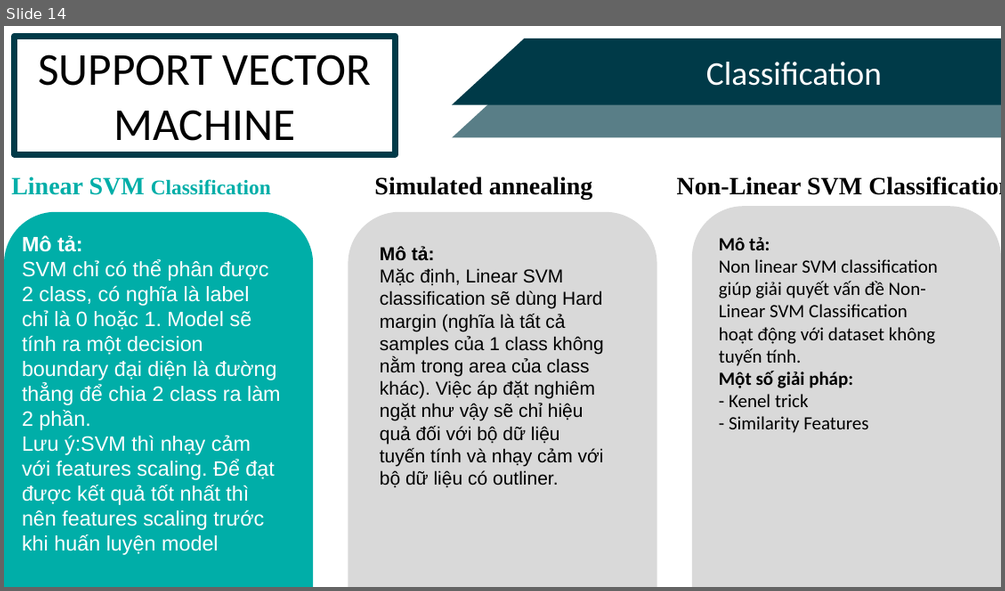
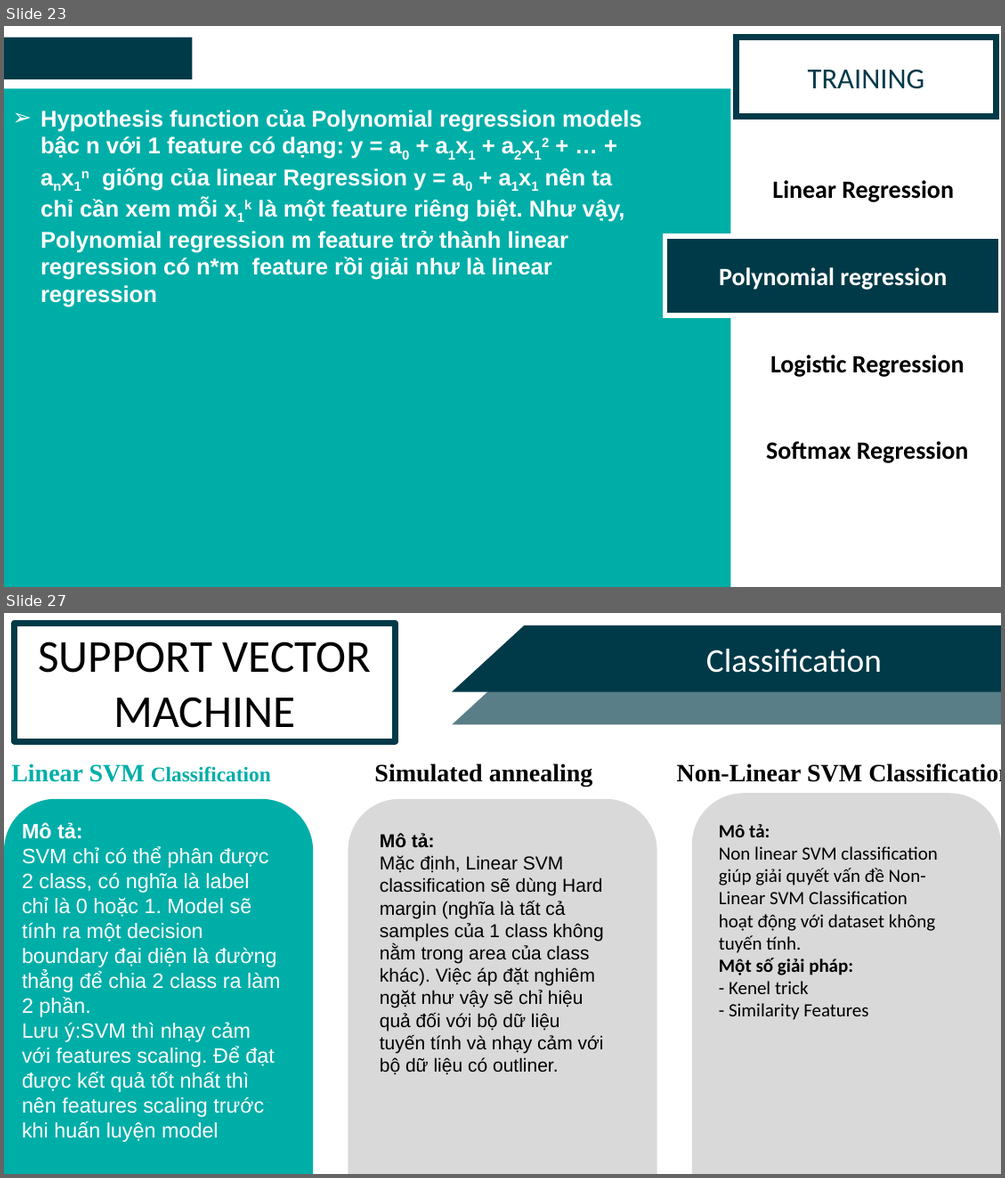
Before and after one commit to leecuongv/RealtimeMaskDetection, a slide deck: Nhom3_BaoCaoCuoiKy.pptx. Shown one above the other, each under a label of ours: slide 14 before the commit, slides 23 and 27 after it; the slides between them are not shown. The pictures are 1005x591 and 1005x1178 pixels, drawn with LibreOffice and Linux fonts; fonts in the diff are those of the drawing. Boxes give left, top, right and bottom in pixels: in the first picture for what was removed or moved away, otherwise in the second. Text is boxed around its words. In the diff, an @@ line names an element or a change of style, - is before the commit and + after.

```diff
--- a/Nhom3_BaoCaoCuoiKy.pptx
+++ b/Nhom3_BaoCaoCuoiKy.pptx
@@ slide 23 added at (4, 26, 1001, 587), background #FFFFFF @@
@@ rectangle added at (4, 38, 193, 79), fill #003A48 @@
@@ rectangle added at (736, 38, 995, 117), fill #FFFFFF, outline #003A48 6 pt, 28 pt, text #003A48 @@
+TRAINING
@@ rectangle added at (4, 89, 730, 587), fill #00AEA8 @@
@@ text added at (40, 110, 642, 307), 22 pt, text #FFFFFF, bold @@
+  ➢ Hypothesis function của Polynomial regression models bậc n với 1 feature có dạng: y = a0 + a1x1 + a2x12 + … + anx1n giống của linear Regression y = a0 + a1x1 nên ta chỉ cần xem mỗi x1k là một feature riêng biệt. Như vậy, Polynomial regression m feature trở thành linear regression có n*m feature rồi giải như là linear regression
@@ rectangle added at (734, 149, 998, 228), outline #FFFFFF 4.5 pt, 24 pt, text #000000, bold @@
+Linear Regression
@@ rectangle added at (665, 236, 1001, 315), fill #003A48, outline #FFFFFF 4.5 pt, 24 pt, text #FFFFFF, bold @@
+Polynomial regression
@@ rectangle added at (734, 323, 1001, 402), outline #FFFFFF 4.5 pt, 24 pt, text #000000, bold @@
+Logistic Regression
@@ rectangle added at (734, 410, 1001, 489), outline #FFFFFF 4.5 pt, 24 pt, text #000000, bold @@
+Softmax Regression
@@ what was slide 14 is now slide 27 @@
```
Also in this commit, not shown: 3 slides changed, 13 other slides added, 2 other files.
